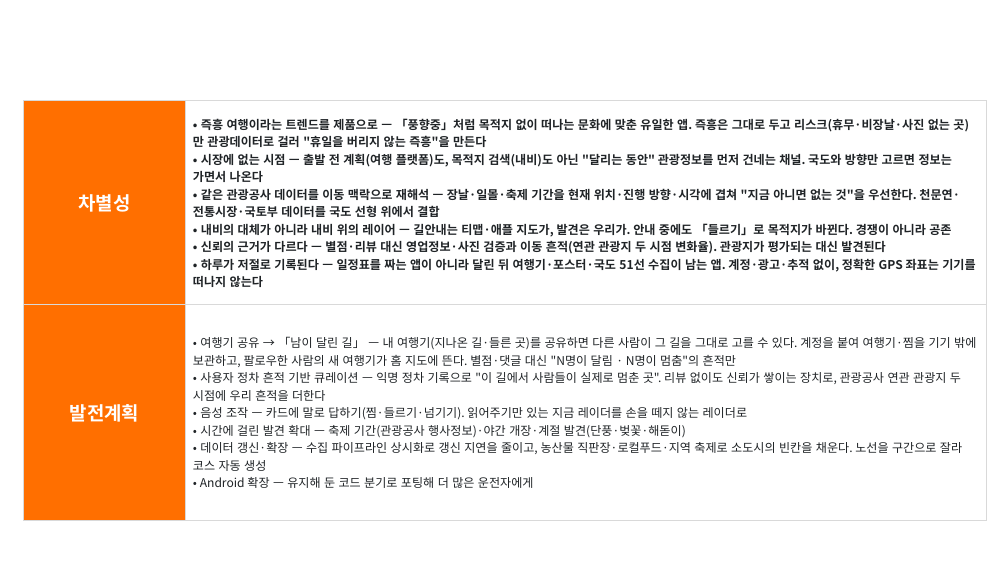
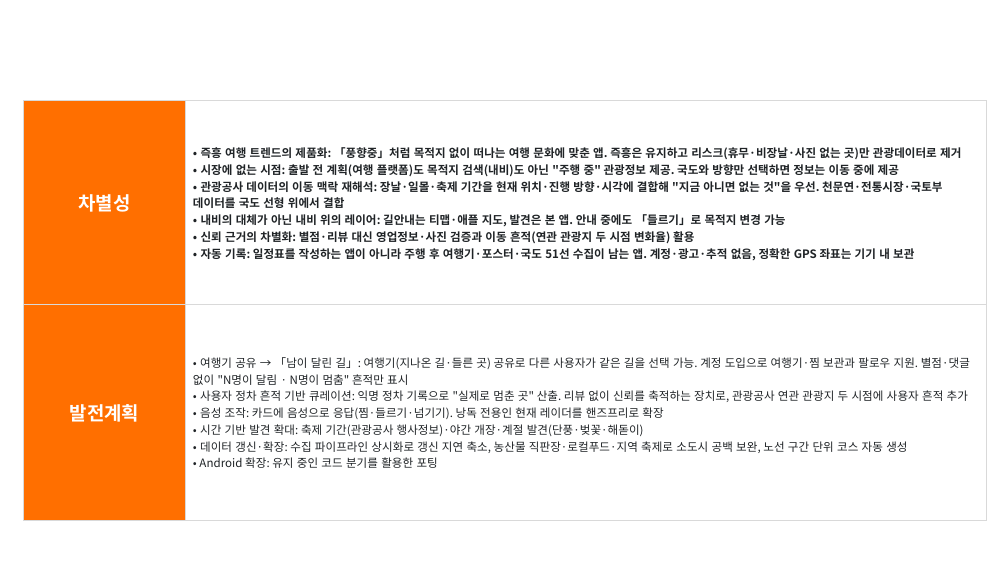
Before and after one commit to Hyee0ne/p-trip, a slide deck: slide 12 of docs/기능설명서_P의여행.pptx. Drawn at 1008x567 pixels with LibreOffice and Linux fonts; fonts in the diff are those of the drawing; background and template pictures are left out. Boxes give left, top, right and bottom in pixels: in the first picture for what was removed or moved away, otherwise in the second. Text is boxed around its words. In the diff, an @@ line names an element or a change of style, - is before the commit and + after.

```diff
--- a/docs/기능설명서_P의여행.pptx
+++ b/docs/기능설명서_P의여행.pptx
@@ table at [23,101,987,520] @@
@@ row 1, column 2: "• 즉흥 여행이라는 트렌드를 제품으로 — 「풍향중」처럼 목적지 없이 떠나는 문화에 맞춘 유일한 앱. 즉흥은 그대로 두고 리스크(휴무·비장날·사진 없는 곳)만 관광데이터로 걸러 "휴일을 버리지 않는 즉흥"을 만든다 / • 시장에 없는 시점 — 출발 전 계획(여행 플랫폼)도, 목적지 검색(내비)도 아닌 "달리는 동안" 관광정보를 먼저 건네는 채널. 국도와 방향만 고르면 정보는 가면서 나온다 / • 같은 관광공사 데이터를 이동 맥락으로 재해석 — 장날·일몰·축제 기간을 현재 위치·진행 방향·시각에 겹쳐 "지금 아니면 없는 것"을 우선한다. 천문연·전통시장·국토부 데이터를 국도 선형 위에서 결합 / • 내비의 대체가 아니라 내비 위의 레이어 — 길안내는 티맵·애플 지도가, 발견은 우리가. 안내 중에도 「들르기」로 목적지가 바뀐다. 경쟁이 아니라 공존 / • 신뢰의 근거가 다르다 — 별점·리뷰 대신 영업정보·사진 검증과 이동 흔적(연관 관광지 두 시점 변화율). 관광지가 평가되는 대신 발견된다 / • 하루가 저절로 기록된다 — 일정표를 짜는 앱이 아니라 달린 뒤 여행기·포스터·국도 51선 수집이 남는 앱. 계정·광고·추적 없이, 정확한 GPS 좌표는 기기를 떠나지 않는다" to "• 즉흥 여행 트렌드의 제품화: 「풍향중」처럼 목적지 없이 떠나는 여행 문화에 맞춘 앱. 즉흥은 유지하고 리스크(휴무·비장날·사진 없는 곳)만 관광데이터로 제거 / • 시장에 없는 시점: 출발 전 계획(여행 플랫폼)도 목적지 검색(내비)도 아닌 "주행 중" 관광정보 제공. 국도와 방향만 선택하면 정보는 이동 중에 제공 / • 관광공사 데이터의 이동 맥락 재해석: 장날·일몰·축제 기간을 현재 위치·진행 방향·시각에 결합해 "지금 아니면 없는 것"을 우선. 천문연·전통시장·국토부 데이터를 국도 선형 위에서 결합 / • 내비의 대체가 아닌 내비 위의 레이어: 길안내는 티맵·애플 지도, 발견은 본 앱. 안내 중에도 「들르기」로 목적지 변경 가능 / • 신뢰 근거의 차별화: 별점·리뷰 대신 영업정보·사진 검증과 이동 흔적(연관 관광지 두 시점 변화율) 활용 / • 자동 기록: 일정표를 작성하는 앱이 아니라 주행 후 여행기·포스터·국도 51선 수집이 남는 앱. 계정·광고·추적 없음, 정확한 GPS 좌표는 기기 내 보관" @@
@@ row 2, column 2: "• 여행기 공유 → 「남이 달린 길」 — 내 여행기(지나온 길·들른 곳)를 공유하면 다른 사람이 그 길을 그대로 고를 수 있다. 계정을 붙여 여행기·찜을 기기 밖에 보관하고, 팔로우한 사람의 새 여행기가 홈 지도에 뜬다. 별점·댓글 대신 "N명이 달림 · N명이 멈춤"의 흔적만 / • 사용자 정차 흔적 기반 큐레이션 — 익명 정차 기록으로 "이 길에서 사람들이 실제로 멈춘 곳". 리뷰 없이도 신뢰가 쌓이는 장치로, 관광공사 연관 관광지 두 시점에 우리 흔적을 더한다 / • 음성 조작 — 카드에 말로 답하기(찜·들르기·넘기기). 읽어주기만 있는 지금 레이더를 손을 떼지 않는 레이더로 / • 시간에 걸린 발견 확대 — 축제 기간(관광공사 행사정보)·야간 개장·계절 발견(단풍·벚꽃·해돋이) / • 데이터 갱신·확장 — 수집 파이프라인 상시화로 갱신 지연을 줄이고, 농산물 직판장·로컬푸드·지역 축제로 소도시의 빈칸을 채운다. 노선을 구간으로 잘라 코스 자동 생성 / • Android 확장 — 유지해 둔 코드 분기로 포팅해 더 많은 운전자에게" to "• 여행기 공유 → 「남이 달린 길」: 여행기(지나온 길·들른 곳) 공유로 다른 사용자가 같은 길을 선택 가능. 계정 도입으로 여행기·찜 보관과 팔로우 지원. 별점·댓글 없이 "N명이 달림 · N명이 멈춤" 흔적만 표시 / • 사용자 정차 흔적 기반 큐레이션: 익명 정차 기록으로 "실제로 멈춘 곳" 산출. 리뷰 없이 신뢰를 축적하는 장치로, 관광공사 연관 관광지 두 시점에 사용자 흔적 추가 / • 음성 조작: 카드에 음성으로 응답(찜·들르기·넘기기). 낭독 전용인 현재 레이더를 핸즈프리로 확장 / • 시간 기반 발견 확대: 축제 기간(관광공사 행사정보)·야간 개장·계절 발견(단풍·벚꽃·해돋이) / • 데이터 갱신·확장: 수집 파이프라인 상시화로 갱신 지연 축소, 농산물 직판장·로컬푸드·지역 축제로 소도시 공백 보완, 노선 구간 단위 코스 자동 생성 / • Android 확장: 유지 중인 코드 분기를 활용한 포팅" @@
```
Also in this commit, not shown: 9 other slides changed, 2 other files.
